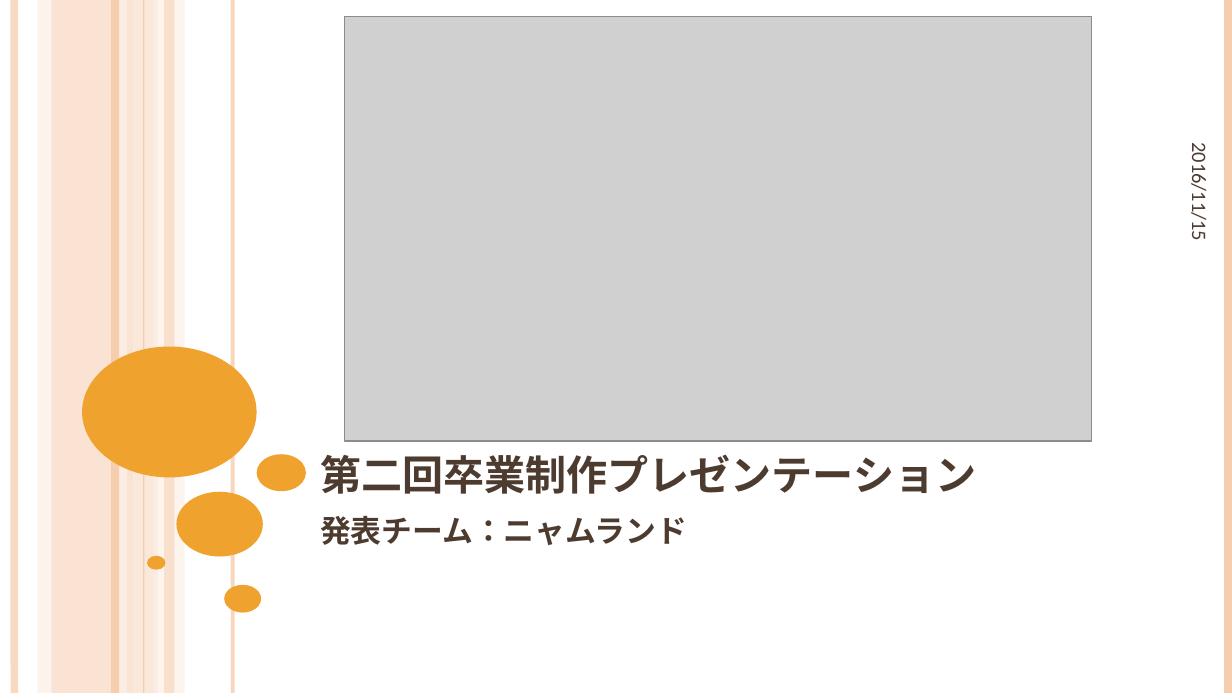
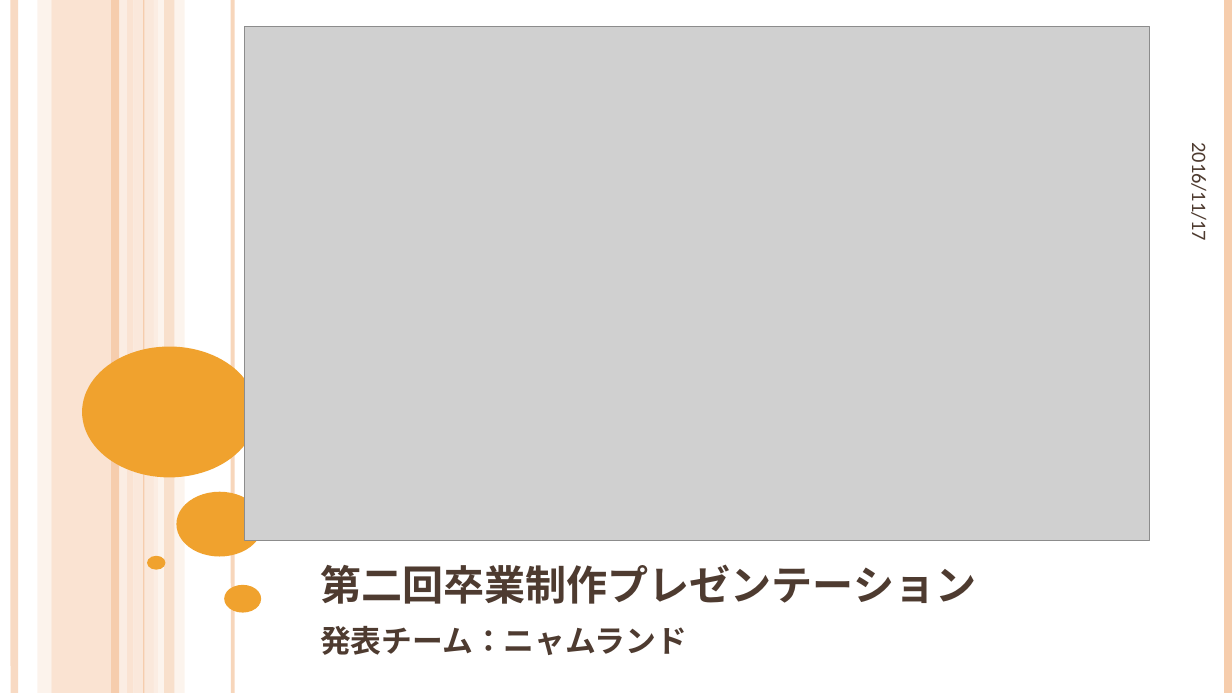
Before and after one commit to NyamLand/VSRPG, a slide deck: slide 1 of 仕様/プレゼンテーション/第二回発表.pptx. Drawn at 1232x693 pixels with LibreOffice and Linux fonts; fonts in the diff are those of the drawing; grey boxes stand for pictures. Boxes give left, top, right and bottom in pixels: in the first picture for what was removed or moved away, otherwise in the second. Text is boxed around its words. In the diff, an @@ line names an element or a change of style, - is before the commit and + after.

Commit message:
プレゼン更新＆採れたてのBGMよっ！！

```diff
--- a/仕様/プレゼンテーション/第二回発表.pptx
+++ b/仕様/プレゼンテーション/第二回発表.pptx
@@ picture: place and size @@
-picture at [345, 17, 1092, 442]
+picture at [245, 26, 1149, 540]
@@ text at [1187, 151, 1212, 238]: text changed @@
-2016/11/15
+2016/11/17
@@ title "第二回卒業制作プレゼンテーション": place and size @@
-title "第二回卒業制作プレゼンテーション" at [320, 454, 976, 494]
+title "第二回卒業制作プレゼンテーション" at [320, 564, 976, 604]
@@ ellipse removed at [256, 455, 306, 492] @@
@@ subtitle "発表チーム：ニャムランド": place and size @@
-subtitle "発表チーム：ニャムランド" at [320, 516, 687, 545]
+subtitle "発表チーム：ニャムランド" at [320, 626, 687, 655]
```
Also in this commit, not shown: 5 other slides changed, 4 slides added, 3 other files.
